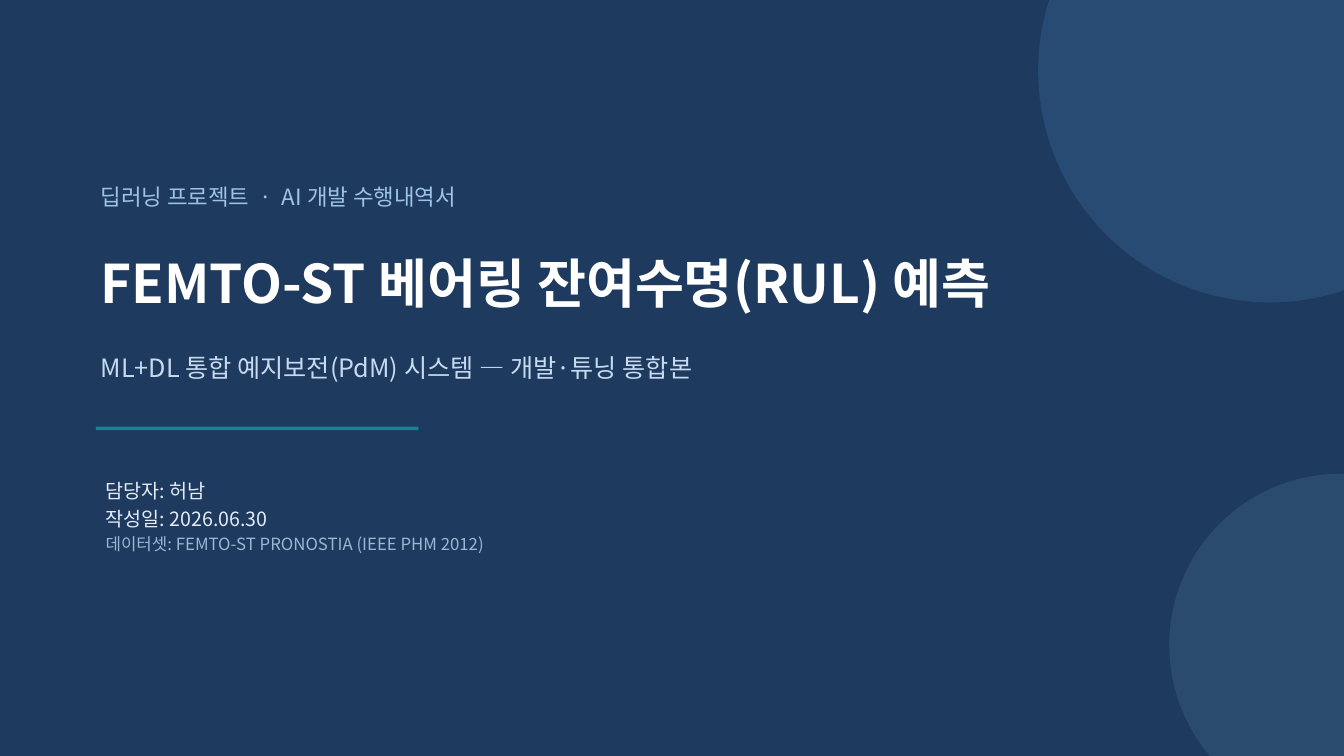
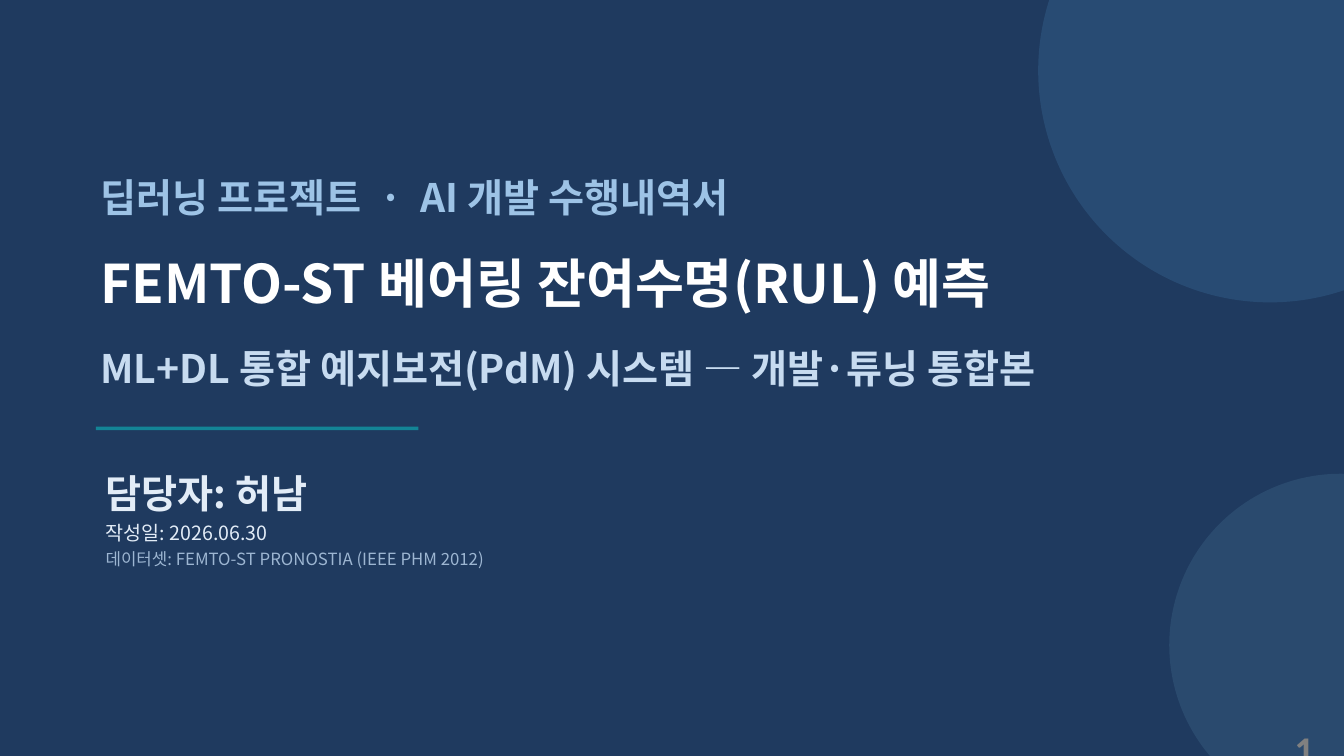
Before and after one commit to vapsnamheo-dev/AISOURCE, a slide deck: slide 1 of Homework/DL_FactoryAutomation/산출물/딥러닝_FEMTO_RUL_발표자료_v2.pptx. Drawn at 1344x756 pixels with LibreOffice and Linux fonts; fonts in the diff are those of the drawing. Boxes give left, top, right and bottom in pixels: in the first picture for what was removed or moved away, otherwise in the second. Text is boxed around its words. In the diff, an @@ line names an element or a change of style, - is before the commit and + after.

```diff
--- a/Homework/DL_FactoryAutomation/산출물/딥러닝_FEMTO_RUL_발표자료_v2.pptx
+++ b/Homework/DL_FactoryAutomation/산출물/딥러닝_FEMTO_RUL_발표자료_v2.pptx
@@ text "딥러닝 프로젝트 · AI 개발 ..." at (101,179,728,216): size 16 to 28 pt, bold on @@
@@ text "ML+DL 통합 예지보전(PdM) 시스템 — ..." at (101,350,1035,391): size 18 to 28 pt, bold on @@
@@ text at (106,475,307,512): size 14 to 28 pt, bold on in "담당자: 허남" @@
@@ text added at (1245,721,1325,749), 28 pt, text #808080, bold @@
+1
```
Also in this commit, not shown: 13 other slides changed, 5 slides added, 1 other file.
